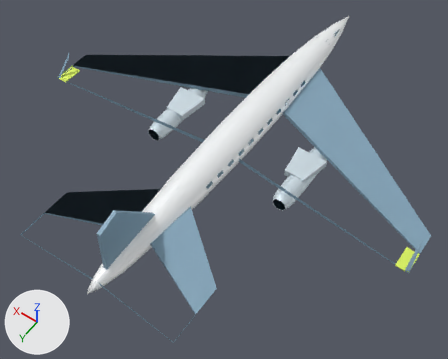
The glTF model public/models/airspace-generic.glb, before and after one commit.
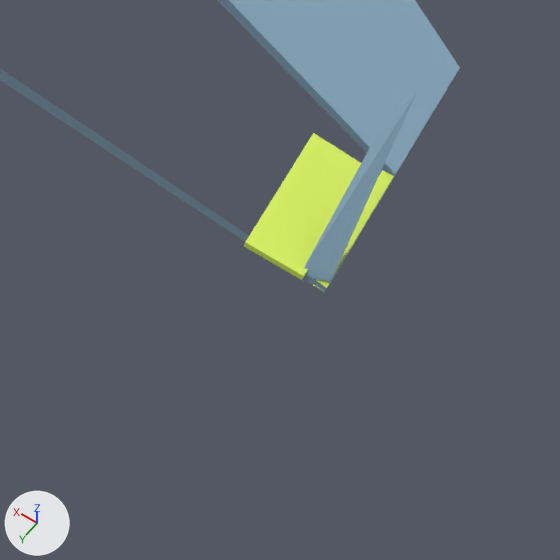
The first picture shows the older version from a 50 mm lens placed at (-20.2, 30.9, 41.9), pointed at (-1.2, 4.4, 0.1). The close-ups show the older and then the newer version on the part from 79% to 100% of the width and 63% to 89% of the height of that picture. Only the edits that show in the close-ups are written down. The lights are fixed; the arrows at lower left show +X, +Y and +Z.
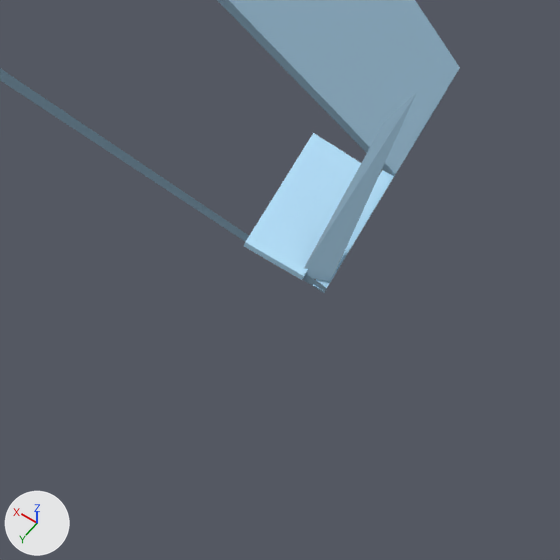
The change in detail:
Material 'Material_3' (mat_material_3) changes colour from green #ddf561 to blue #b6e3fe; in linear values from (0.72, 0.91, 0.12) to (0.47, 0.77, 0.99).

Location of each change, [x1, y1, x2, y2] in pixels of the close-ups (560 x 560 px):
'Mesh_0', recoloured (green to blue)
    both: [242, 133, 397, 293]
